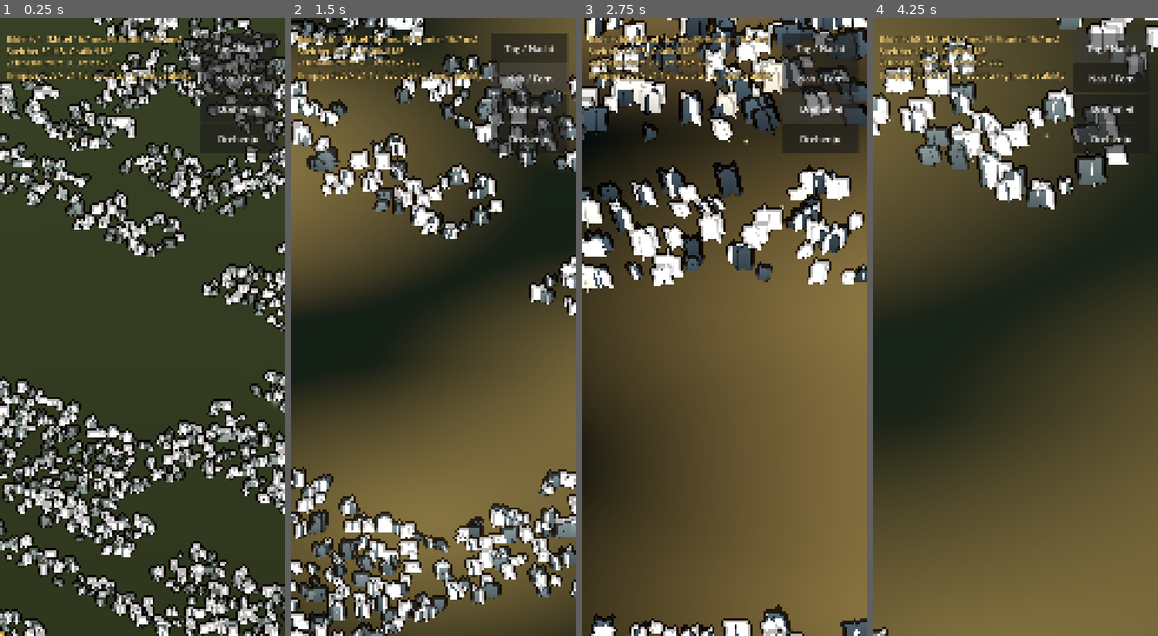
Above: before the commit, frames 1-4 (left to right).
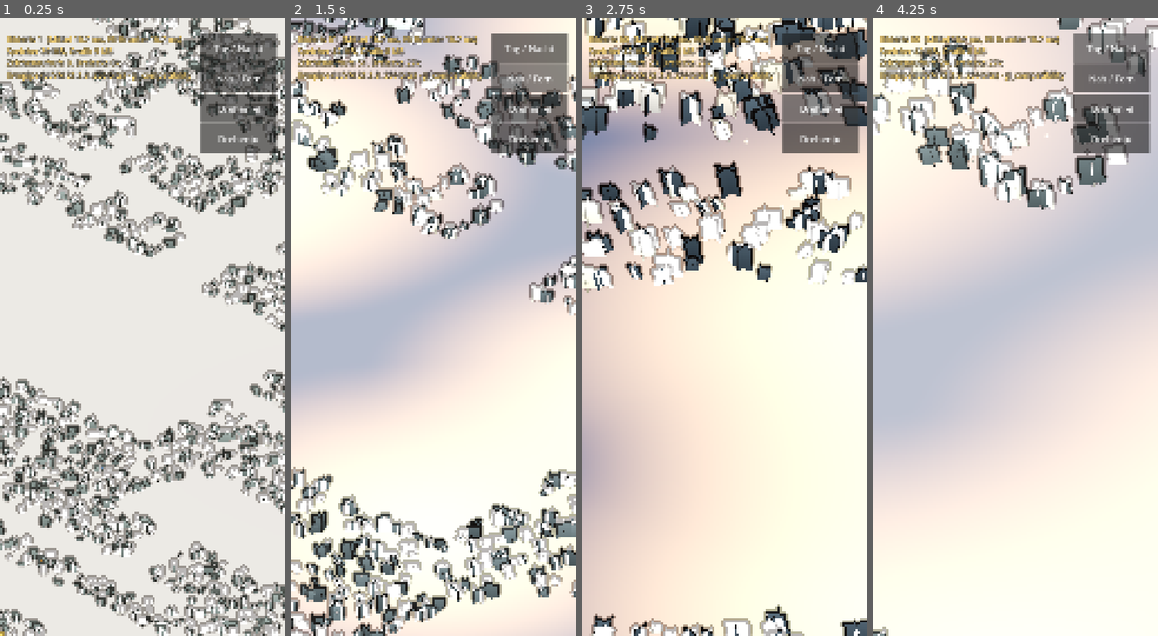
Above: after the commit, the same moments.

Repository: tramour-cmyk/androidapp_rpg_bornim
Game: Godot game, scene res://main.tscn
Two runs of this game, one before a commit and one after it. Both use one fixed random seed, a clock stepped at 60 frames per second and the inputs below.
Inputs:
- Up to frame 1 (0.25 s): no input
- Up to frame 2 (1.5 s): click "Tag / Nacht" at 0.5 s; click "Nah / Fern" at 1.25 s
- Up to frame 3 (2.75 s): click "Drehen ◀" at 2 s
- Up to frame 4 (4.25 s): click "Drehen ▶" at 2.75 s; click "Tag / Nacht" at 3.5 s

The runs differ from the first frame. In frame 1, 75% of the frame differs, in the area x 0-100%, y 0-100%; in frame 2, 80%; in frame 3, 80%; in frame 4, 91%.

Commit message:
348.5: Waldboden ausserhalb der Karte aus der Bodenmaske, Grasbueschel ohne dunkle Raender, Laternen mit Glas, Blau-Dach gedaempft
Co-Authored-By: Claude Opus 5.5 <noreply@anthropic.com>
Claude-Session: https://claude.ai/code/session_01PeWFfcPupSrACKfTFYWMRK

Diff:
--- a/tools/godot348/main.gd
+++ b/tools/godot348/main.gd
@@ -48,6 +48,7 @@
 var rauch: Array = []
 var gluehen: Array = []
 var texcache := {}
+var boden_mat: ShaderMaterial
 
 func _ready() -> void:
 	toon = load("res://toon.gdshader")
@@ -61,10 +62,7 @@
 	var pm := PlaneMesh.new()
 	pm.size = Vector2(160, 160)
 	wiese.mesh = pm
-	var wm := StandardMaterial3D.new()
-	wm.albedo_color = Color(0.1, 0.13, 0.07)    # Waldboden ausserhalb der Karte
-	wm.roughness = 1.0
-	wiese.material_override = wm
+	wiese.material_override = boden_mat          # Waldboden ausserhalb der Karte: Bodenmaske am Rand (Baumschatten) fortgesetzt
 	wiese.position = Vector3(float(info["spalten"]) * ts / 2, -0.03, float(info["zeilen"]) * ts / 2)
 	add_child(wiese)
 	held = load_glb("res://daten/held.bin")
@@ -167,6 +165,7 @@
 				m.set_shader_parameter("maske", bild("boden-maske"))
 				for k in ["gras", "erde", "pflaster"]: m.set_shader_parameter(k, bild(k))
 				m.set_shader_parameter("karte", Vector2(float(info["spalten"]), float(info["zeilen"])) * ts)
+				boden_mat = m
 			elif nm.contains("Wasser"):
 				m.shader = load("res://wasser.gdshader")
 				wasser = m
Not shown, changed: tools/blender348/v3/dorf.py
Not shown, changed: tools/blender348/v3/tex.py
